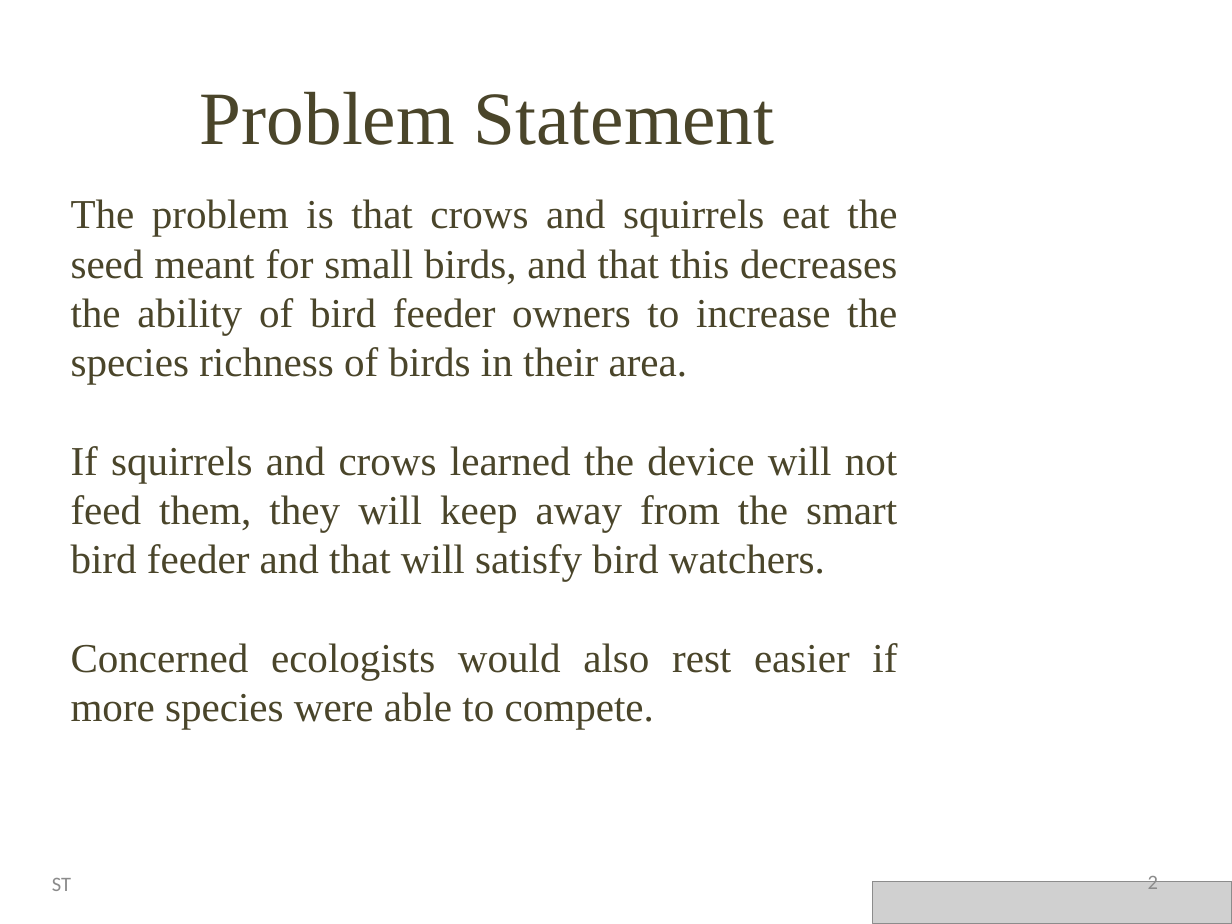
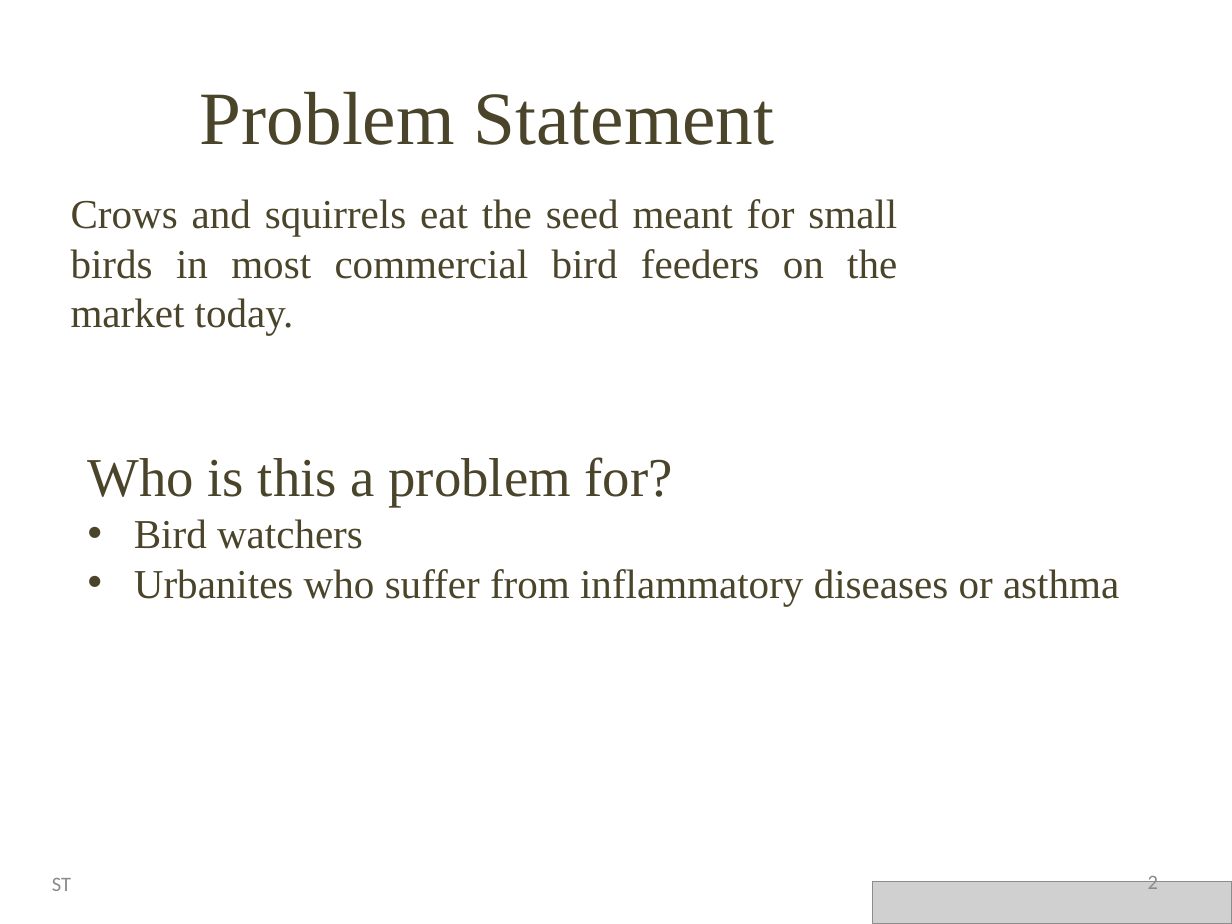
Before and after one commit to Stevie-Nicks-and-the-Xaybanha-Zhous/SelectiveBirdFeeder, a slide deck: slide 2 of Smart_Bird_Feeder_Presentation.pptx. Drawn at 1232x924 pixels with LibreOffice and Linux fonts; fonts in the diff are those of the drawing; grey boxes stand for pictures; background and template pictures are left out. Boxes give left, top, right and bottom in pixels: in the first picture for what was removed or moved away, otherwise in the second. Text is boxed around its words. In the diff, an @@ line names an element or a change of style, - is before the commit and + after.

```diff
--- a/Smart_Bird_Feeder_Presentation.pptx
+++ b/Smart_Bird_Feeder_Presentation.pptx
@@ text at bbox=[71, 199, 897, 335]: text changed @@
-The problem is that crows and squirrels eat the seed meant for small birds, and that this decreases the ability of bird feeder owners to increase the species richness of birds in their area.
-If squirrels and crows learned the device will not feed them, they will keep away from the smart bird feeder and that will satisfy bird watchers.
-Concerned ecologists would also rest easier if more species were able to compete.
+Crows and squirrels eat the seed meant for small birds in most commercial bird feeders on the market today.
@@ text added at bbox=[88, 457, 1119, 606], 24 pt, text #4A452A @@
+Who is this a problem for?
+• Bird watchers
+• Urbanites who suffer from inflammatory diseases or asthma
```
Also in this commit, not shown: 2 other slides changed.
